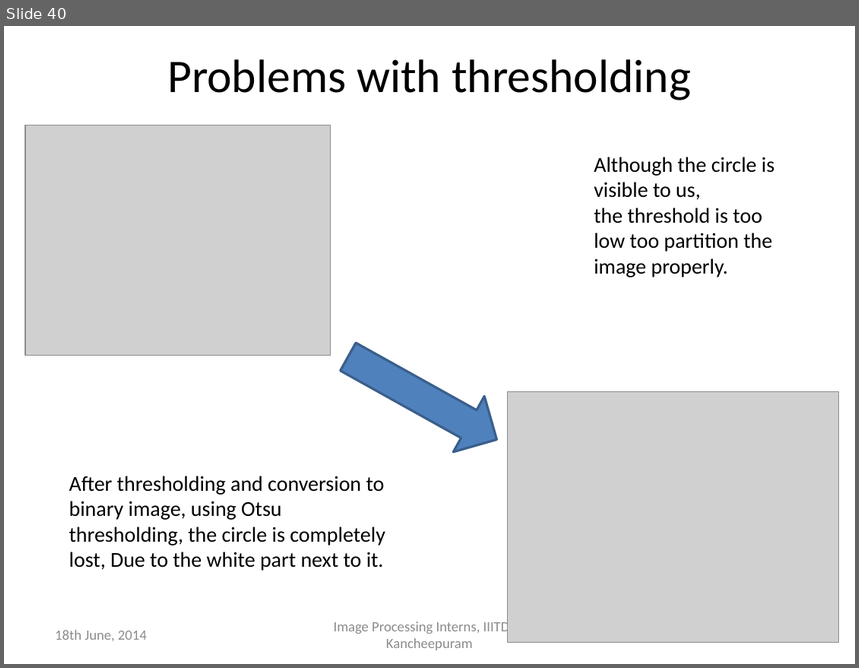
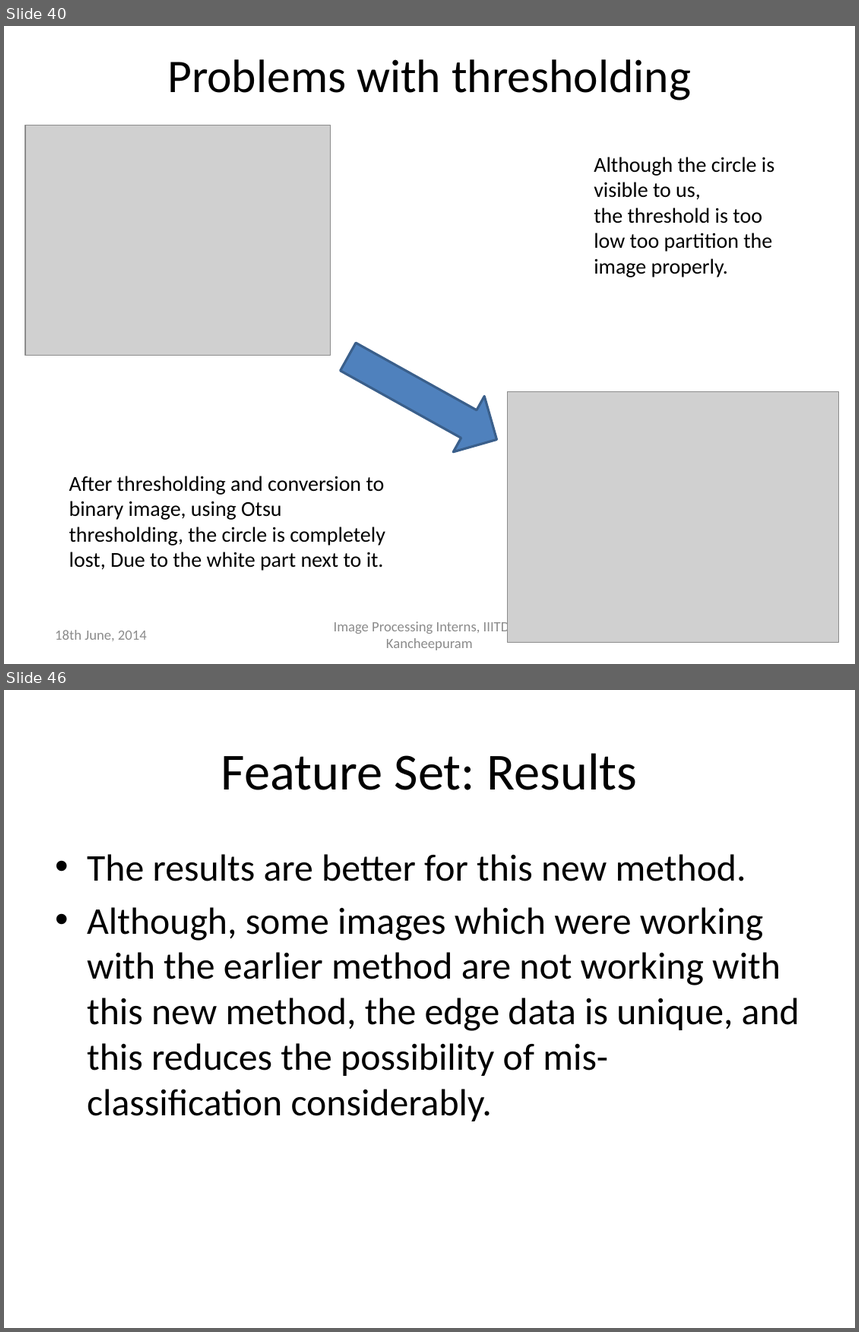
Before and after one commit to defuchocolate/traffic-sign-recog, a slide deck: Presentation1_Present.pptx. Shown one above the other, each under a label of ours: slide 40 before the commit, slides 40 and 46 after it; the slides between them are not shown. The pictures are 859x668 and 859x1332 pixels, drawn with LibreOffice and Linux fonts; fonts in the diff are those of the drawing; grey boxes stand for pictures. Boxes give left, top, right and bottom in pixels: in the first picture for what was removed or moved away, otherwise in the second. Text is boxed around its words. In the diff, an @@ line names an element or a change of style, - is before the commit and + after.

```diff
--- a/Presentation1_Present.pptx
+++ b/Presentation1_Present.pptx
@@ slide 46 added at (4, 690, 855, 1328), background #FFFFFF @@
@@ title added at (221, 753, 637, 790), 44 pt, text #000000 @@
+Feature Set: Results
@@ text added at (87, 854, 800, 1122), 32 pt, text #000000 @@
+• The results are better for this new method.
+• Although, some images which were working with the earlier method are not working with this new method, the edge data is unique, and this reduces the possibility of mis-classification considerably.
```
Also in this commit, not shown: 11 other slides added, 8 other files.
